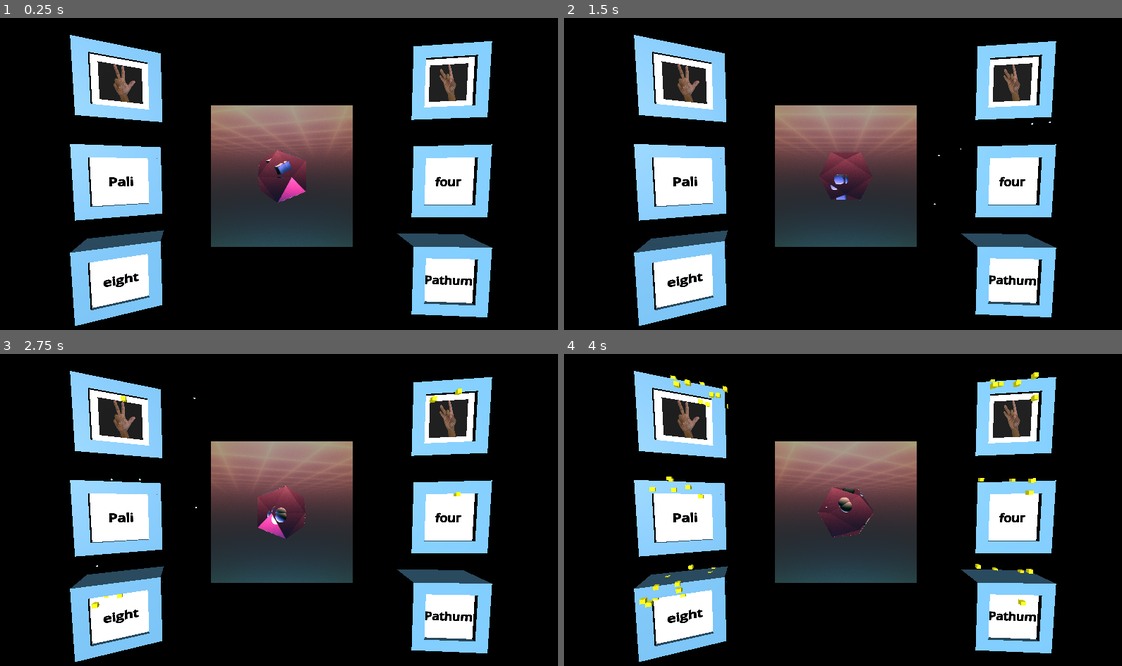
Above: before the commit, frames 1-4 (two rows, left to right).
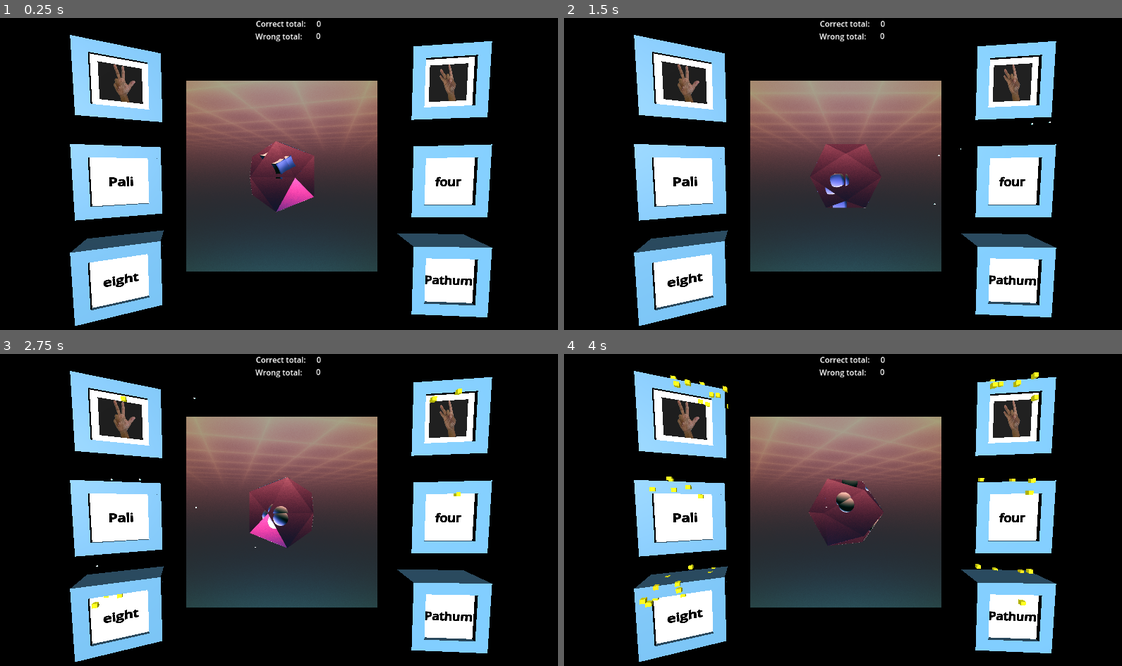
Above: after the commit, the same moments.

Repository: Kakcalu13/Mizo-godot-game
Game: Godot game, scene res://main.tscn
Two runs of this game, one before a commit and one after it. Both use one fixed random seed, a clock stepped at 60 frames per second and the inputs below.
Inputs (mouse positions are in pixels of both pictures, inside the frame that each line leads up to):
- Up to frame 1 (0.25 s): no input
- Up to frame 2 (1.5 s): move the mouse to (971, 161) at 0.52 s; press the mouse at (971, 161) at 0.53 s; hold Right (ui_right) 0.53-1.25 s; release the mouse at (971, 161) at 1.25 s; drag from (731, 192) to (815, 239) at 1.27 s
- Up to frame 3 (2.75 s): move the mouse to (340, 441) at 2.02 s; press the mouse at (340, 441) at 2.03 s; hold Right (ui_right) from 2.03 s (still down)
- Up to frame 4 (4 s): release Right (ui_right) at 2.75 s; release the mouse at (904, 441) at 2.75 s; drag from (815, 575) to (675, 463) at 2.77 s; move the mouse to (1015, 559) at 3.52 s; press the mouse at (1015, 559) at 3.53 s; hold Left (ui_left) from 3.53 s (still down)

The runs differ from the first frame. In frame 1, 12% of the frame differs, in the area x 33-68%, y 0-82%; in frame 2, 11%; in frame 3, 12%; in frame 4, 12%.

Commit message:
adjust the screen

Diff:
--- a/source/numbers/main.tscn
+++ b/source/numbers/main.tscn
@@ -33,7 +33,7 @@
 [node name="background_shader" type="Sprite3D" parent="."]
 process_mode = 4
 physics_interpolation_mode = 2
-transform = Transform3D(1, 0, 0, 0, 1, 0, 0, 0, 1, 0, 0, -1.75665)
+transform = Transform3D(2, 0, 0, 0, 2, 0, 0, 0, 2, 0, 0, -5.40552)
 texture = SubResource("ViewportTexture_21vhr")
 
 [node name="SubViewport" type="SubViewport" parent="background_shader"]
@@ -46,5 +46,55 @@
 offset_right = 40.0
 offset_bottom = 40.0
 
+[node name="correct_label" type="Label" parent="background_shader"]
+anchors_preset = 5
+anchor_left = 0.5
+anchor_right = 0.5
+offset_left = -27.5
+offset_right = 27.5
+offset_bottom = 23.0
+grow_horizontal = 2
+size_flags_vertical = 0
+text = "Correct total: "
+
+[node name="correct_total" type="Label" parent="background_shader"]
+anchors_preset = -1
+anchor_left = 0.546
+anchor_right = 0.546
+offset_left = 18.008
+offset_right = 125.008
+offset_bottom = 23.0
+grow_horizontal = 2
+size_flags_vertical = 0
+text = "0"
+
+[node name="wrong_label" type="Label" parent="background_shader"]
+anchors_preset = -1
+anchor_left = 0.5
+anchor_top = 0.04
+anchor_right = 0.5
+anchor_bottom = 0.04
+offset_left = -54.0
+offset_top = 0.079998
+offset_right = 53.0
+offset_bottom = 23.08
+grow_horizontal = 2
+size_flags_vertical = 0
+text = "Wrong total: "
+
+[node name="wrong_total" type="Label" parent="background_shader"]
+anchors_preset = -1
+anchor_left = 0.546
+anchor_top = 0.035
+anchor_right = 0.546
+anchor_bottom = 0.035
+offset_left = 17.008
+offset_top = 2.32
+offset_right = 124.008
+offset_bottom = 25.32
+grow_horizontal = 2
+size_flags_vertical = 0
+text = "0"
+
 [node name="DirectionalLight3D" type="DirectionalLight3D" parent="."]
 transform = Transform3D(1, 0, 0, 0, 1, 0, 0, 0, 1, 0, 10.0369, 0)
